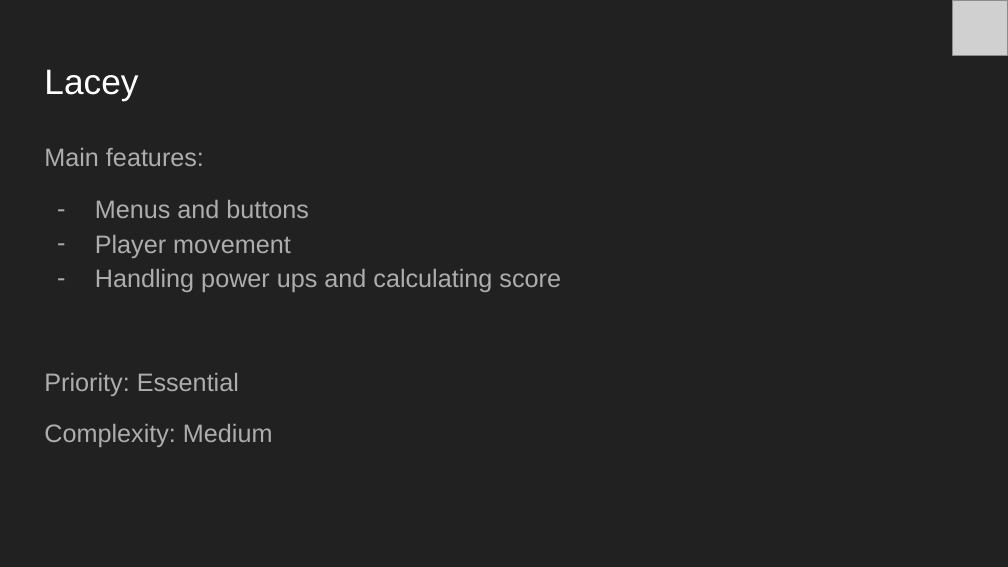
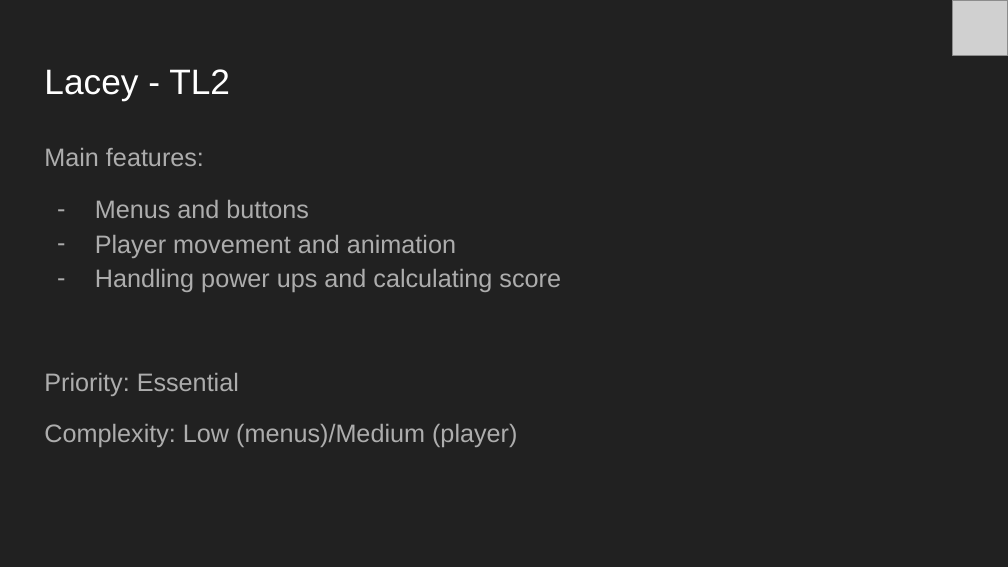
Before and after one commit to jwporath/Rogue-Realm, a slide deck: slide 33 of Docs/Rogue Realm SA Presentation.pptx. Drawn at 1008x567 pixels with LibreOffice and Linux fonts; fonts in the diff are those of the drawing; grey boxes stand for pictures. Boxes give left, top, right and bottom in pixels: in the first picture for what was removed or moved away, otherwise in the second. Text is boxed around its words. In the diff, an @@ line names an element or a change of style, - is before the commit and + after.

```diff
--- a/Docs/Rogue Realm SA Presentation.pptx
+++ b/Docs/Rogue Realm SA Presentation.pptx
@@ title at box(44, 69, 230, 100): text changed @@
-Lacey
+Lacey - TL2
@@ text at box(95, 235, 456, 258): text changed @@
-– Player movement
+– Player movement and animation
@@ text at box(44, 424, 517, 447): text changed @@
-Complexity: Medium
+Complexity: Low (menus)/Medium (player)
```
Also in this commit, not shown: 7 other slides changed, 4 slides added, 2 slides removed.
